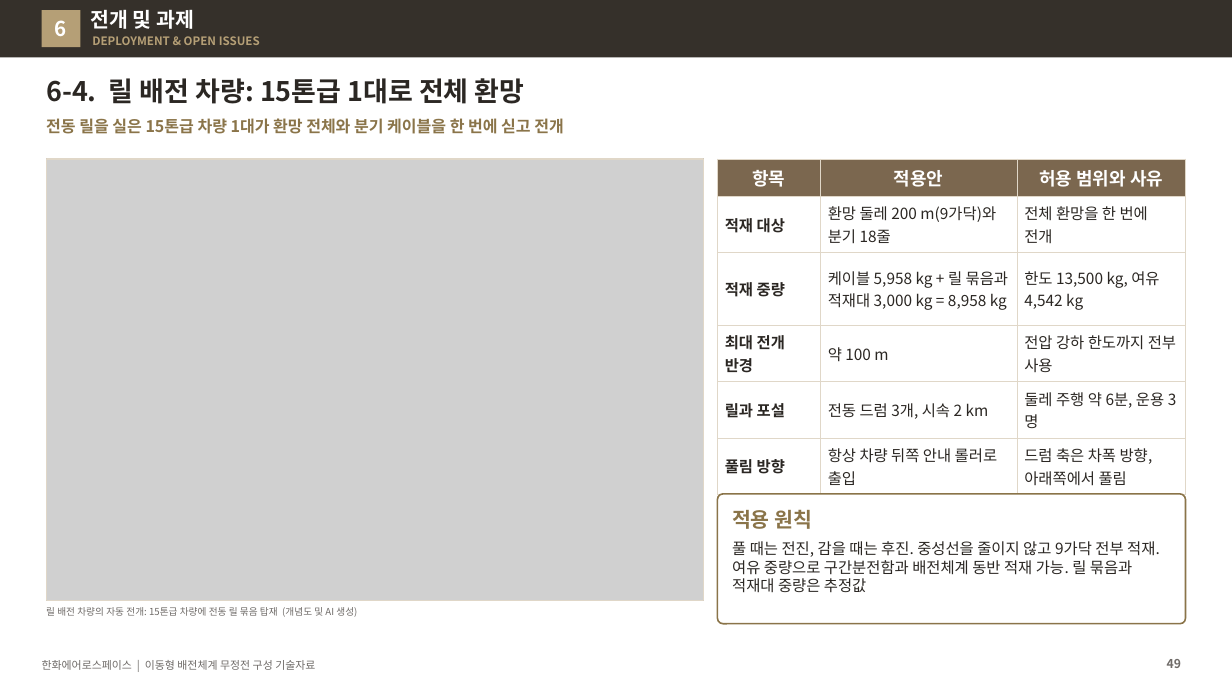
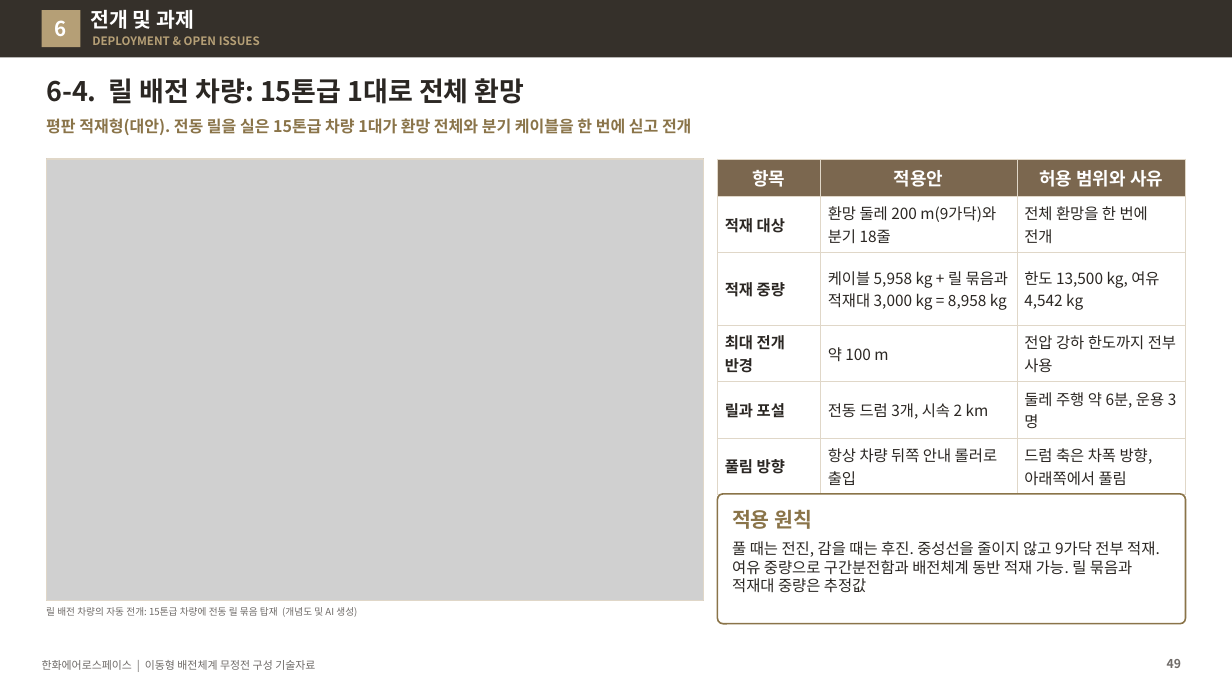
Before and after one commit to byunjd112-hue/headroom, a slide deck: slide 49 of mobile_ems/docs/out/IFPS_이동형배전체계_무정전구성_기술자료_Rev72.pptx. Drawn at 1232x693 pixels with LibreOffice and Linux fonts; fonts in the diff are those of the drawing; grey boxes stand for pictures. Boxes give left, top, right and bottom in pixels: in the first picture for what was removed or moved away, otherwise in the second. Text is boxed around its words. In the diff, an @@ line names an element or a change of style, - is before the commit and + after.

```diff
--- a/mobile_ems/docs/out/IFPS_이동형배전체계_무정전구성_기술자료_Rev72.pptx
+++ b/mobile_ems/docs/out/IFPS_이동형배전체계_무정전구성_기술자료_Rev72.pptx
@@ text at [46, 118, 691, 135]: text changed @@
-전동 릴을 실은 15톤급 차량 1대가 환망 전체와 분기 케이블을 한 번에 싣고 전개
+평판 적재형(대안). 전동 릴을 실은 15톤급 차량 1대가 환망 전체와 분기 케이블을 한 번에 싣고 전개
```
Also in this commit, not shown: 5 other slides changed, 3 slides added, 6 other files.
